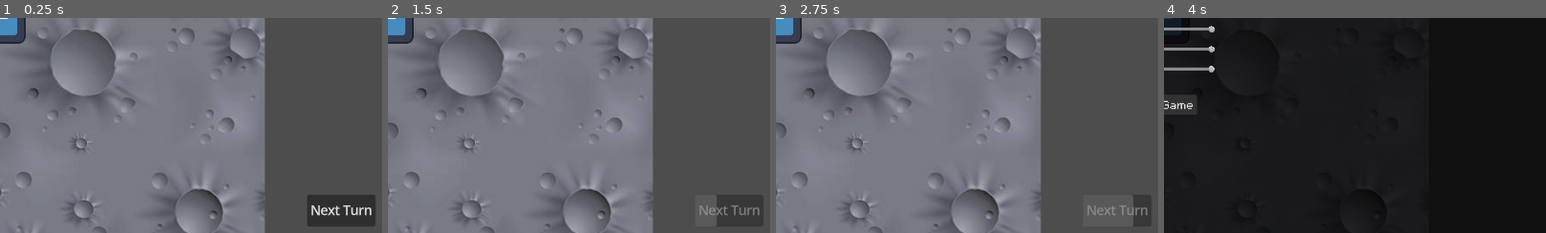
Above: before the commit, frames 1-4 (left to right).
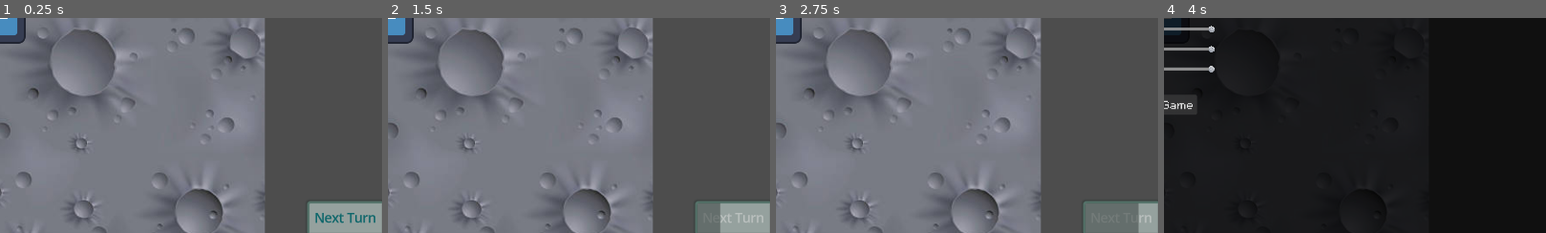
Above: after the commit, the same moments.

Repository: LunariumGame/Lunarium
Game: Godot game, scene res://scenes/world.tscn
Same seed, same stepped clock (60 frames per second), same inputs: the game is played once before the commit and once after it. The engine's default icon, where the game draws it, is replaced by a stand-in: a white triangle on a blue panel in a dark square.
Inputs (mouse positions are % of the whole screen's width and height, from its top left):
- Up to frame 1 (0.25 s): no input
- Up to frame 2 (1.5 s): click "Next Turn" at 0.5 s; click "Tech" at 1.25 s
- Up to frame 3 (2.75 s): click "Build" at 2 s
- Up to frame 4 (4 s): click "Bots" at 2.75 s; click (99, 2) at 3.5 s
The pictures show only the part of the screen within x 50-100%, y 50-100%; the shares and areas given below are measured in that part.

The runs differ from the first frame. In frame 1, 3.3% of the frame differs, in the area x 80-100%, y 82-100%; in frame 2, 2.4%; in frame 3, 1.8%; in frame 4, nothing differs.

Commit message:
Style next turn button

Diff:
--- a/scenes/ui_components/hud.tscn
+++ b/scenes/ui_components/hud.tscn
@@ -6,12 +6,72 @@
 [ext_resource type="Script" uid="uid://c5toevd7s65xr" path="res://scripts/ui_components/next_turn.gd" id="2_ntdy2"]
 [ext_resource type="Texture2D" uid="uid://d1yyx8mxhypco" path="res://assets/sprites/icon_cog.png" id="3_otepx"]
 
+[sub_resource type="StyleBoxFlat" id="StyleBoxFlat_6pkrv"]
+bg_color = Color(0.6745098, 0.7254902, 0.7137255, 0.8)
+border_width_left = 3
+border_width_top = 3
+border_color = Color(0.33333334, 0.4509804, 0.41568628, 1)
+corner_radius_top_left = 3
+expand_margin_left = 4.0
+expand_margin_right = 4.0
+shadow_color = Color(0.19607843, 0.23529412, 0.22352941, 0.72156864)
+shadow_size = 3
+
 [sub_resource type="StyleBoxFlat" id="StyleBoxFlat_ntdy2"]
-bg_color = Color(0.6, 0.6, 0.6, 0.69803923)
+bg_color = Color(0.6, 0.6, 0.6, 0.023529412)
+
+[sub_resource type="StyleBoxFlat" id="StyleBoxFlat_ne71y"]
+bg_color = Color(0.36647415, 0.41772693, 0.40837803, 0.80784315)
+corner_radius_top_left = 2
+shadow_size = 1
+
+[sub_resource type="StyleBoxFlat" id="StyleBoxFlat_5qewb"]
+bg_color = Color(0.6745098, 0.7254902, 0.7137255, 0.8)
+border_width_left = 3
+border_width_bottom = 3
+border_color = Color(0.33333334, 0.4509804, 0.41568628, 1)
+corner_radius_bottom_left = 3
+expand_margin_top = 5.0
+expand_margin_right = 1.0
+expand_margin_bottom = 5.0
+shadow_color = Color(0.19607843, 0.23529412, 0.22352941, 0.72156864)
+shadow_size = 5
+
+[sub_resource type="StyleBoxFlat" id="StyleBoxFlat_jswg8"]
+bg_color = Color(0.6745098, 0.7254902, 0.7137255, 0.8)
+border_width_left = 3
+border_width_bottom = 3
+border_color = Color(0.33333334, 0.4509804, 0.41568628, 1)
+corner_radius_bottom_left = 3
+expand_margin_top = 5.0
+expand_margin_right = 1.0
+expand_margin_bottom = 5.0
+shadow_color = Color(0.19607843, 0.23529412, 0.22352941, 0.72156864)
+shadow_size = 5
+
+[sub_resource type="StyleBoxFlat" id="StyleBoxFlat_do4pv"]
+bg_color = Color(0.6745098, 0.7254902, 0.7137255, 0.8)
+border_width_left = 3
+border_width_bottom = 3
+border_color = Color(0.33333334, 0.4509804, 0.41568628, 1)
+corner_radius_bottom_left = 3
+expand_margin_top = 5.0
+expand_margin_right = 1.0
+expand_margin_bottom = 5.0
+shadow_color = Color(0.19607843, 0.23529412, 0.22352941, 0.72156864)
+shadow_size = 5
+
+[sub_resource type="StyleBoxFlat" id="StyleBoxFlat_a6ec8"]
+content_margin_left = 4.0
+content_margin_top = 4.0
+content_margin_right = 4.0
+content_margin_bottom = 4.0
+bg_color = Color(0.1, 0.1, 0.1, 0.3)
 corner_radius_top_left = 3
 corner_radius_top_right = 3
 corner_radius_bottom_right = 3
 corner_radius_bottom_left = 3
+corner_detail = 5
 
 [sub_resource type="StyleBoxFlat" id="StyleBoxFlat_fok22"]
 bg_color = Color(0.6745098, 0.7254902, 0.7137255, 0.8)
@@ -93,28 +153,38 @@
 anchor_top = 1.0
 anchor_right = 1.0
 anchor_bottom = 1.0
-offset_left = -172.0
-offset_top = -80.0
-offset_right = -86.0
-offset_bottom = -40.0
+offset_left = -164.0
+offset_top = -64.0
+offset_right = -78.0
+offset_bottom = -24.0
 grow_horizontal = 0
 grow_vertical = 0
 scale = Vector2(2, 2)
 focus_mode = 0
+theme_override_colors/font_color = Color(0.05882353, 0.40392157, 0.41960785, 1)
+theme_override_styles/normal = SubResource("StyleBoxFlat_6pkrv")
+theme_override_styles/pressed = SubResource("StyleBoxFlat_6pkrv")
+theme_override_styles/hover = SubResource("StyleBoxFlat_6pkrv")
+theme_override_styles/disabled = SubResource("StyleBoxFlat_6pkrv")
+theme_override_styles/focus = SubResource("StyleBoxFlat_6pkrv")
 text = "Next Turn"
 script = ExtResource("2_ntdy2")
 
 [node name="ProgressBar" type="ProgressBar" parent="MarginContainer/HUDUI/NextTurn"]
 visible = false
 layout_mode = 1
-anchors_preset = 15
-anchor_right = 1.0
+anchors_preset = -1
+anchor_left = -0.011627907
+anchor_top = 0.075
+anchor_right = 1.0465117
 anchor_bottom = 1.0
 grow_horizontal = 2
 grow_vertical = 2
 mouse_default_cursor_shape = 8
-theme_override_styles/fill = SubResource("StyleBoxFlat_ntdy2")
+theme_override_styles/background = SubResource("StyleBoxFlat_ntdy2")
+theme_override_styles/fill = SubResource("StyleBoxFlat_ne71y")
 show_percentage = false
+metadata/_edit_use_anchors_ = true
 
 [node name="Settings" type="Button" parent="MarginContainer/HUDUI"]
 layout_mode = 1
@@ -131,9 +201,10 @@
 accessibility_name = "Settings Button"
 accessibility_description = "Opens the settings menu"
 theme_override_colors/icon_normal_color = Color(0.05882353, 0.40392157, 0.41960785, 1)
-theme_override_styles/normal = SubResource("StyleBoxFlat_fok22")
-theme_override_styles/pressed = SubResource("StyleBoxFlat_fok22")
-theme_override_styles/hover = SubResource("StyleBoxFlat_fok22")
+theme_override_styles/normal = SubResource("StyleBoxFlat_5qewb")
+theme_override_styles/pressed = SubResource("StyleBoxFlat_jswg8")
+theme_override_styles/hover = SubResource("StyleBoxFlat_do4pv")
+theme_override_styles/disabled = SubResource("StyleBoxFlat_a6ec8")
 theme_override_styles/focus = SubResource("StyleBoxFlat_fok22")
 icon = ExtResource("3_otepx")
 icon_alignment = 1
Not shown: 1 places in scenes/ui_components/hud.tscn that only renumber resources
